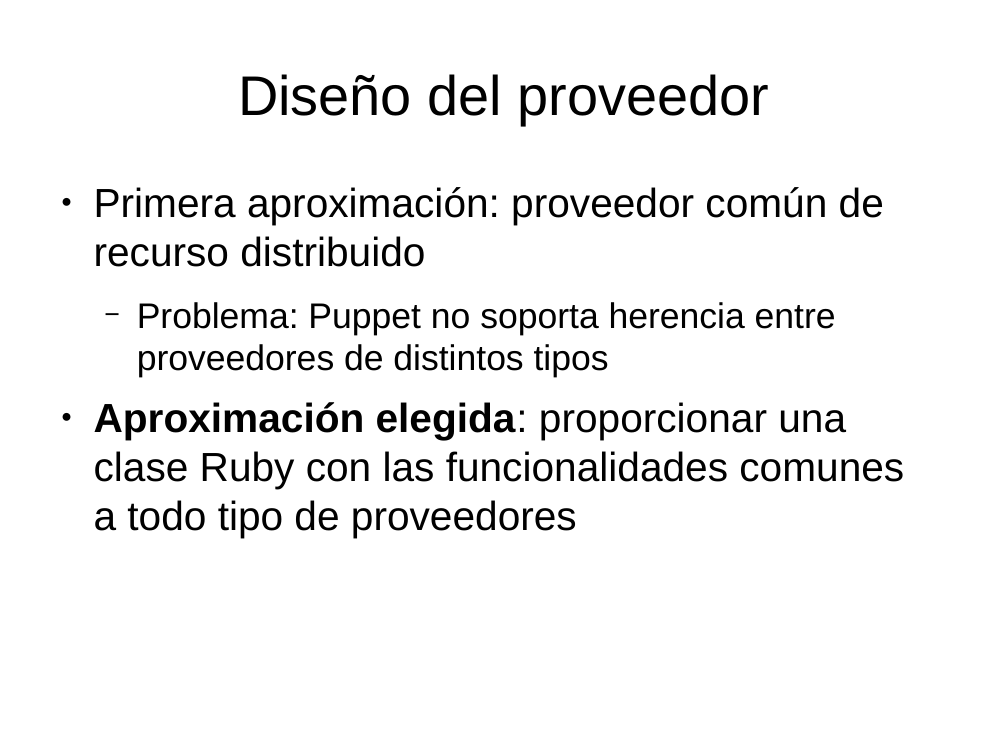
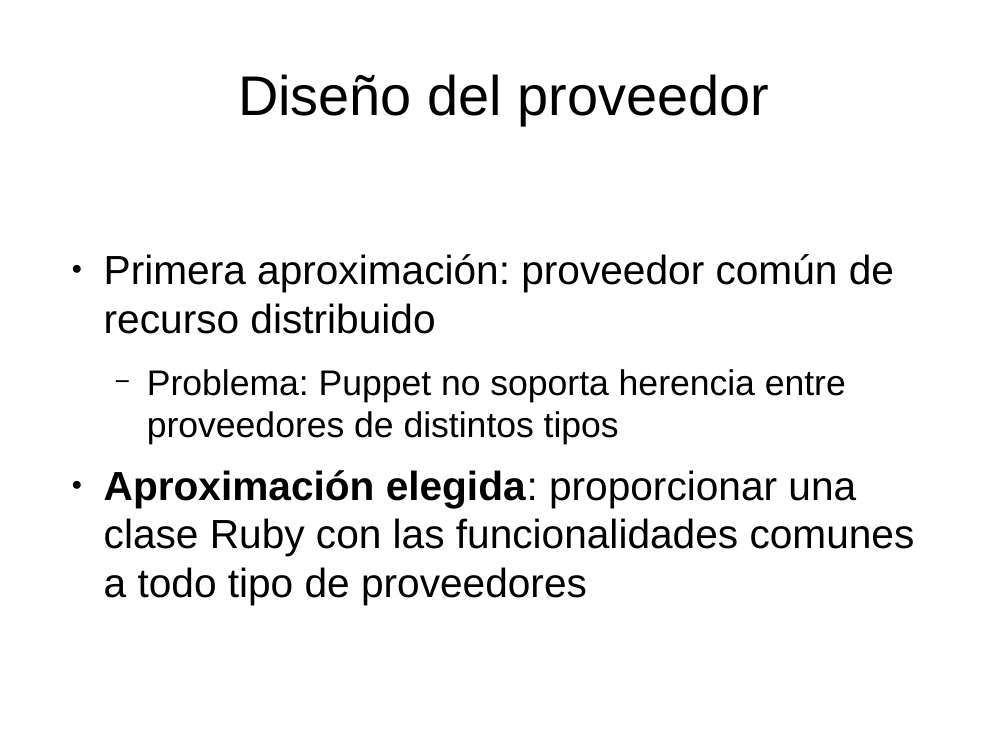
Before and after one commit to dcere/pfc, a slide deck: slide 11 of adm/presentacion/presentacion.odp. Drawn at 1008x756 pixels with LibreOffice and Linux fonts; fonts in the diff are those of the drawing. Boxes give left, top, right and bottom in pixels: in the first picture for what was removed or moved away, otherwise in the second. Text is boxed around its words. In the diff, an @@ line names an element or a change of style, - is before the commit and + after.

```diff
--- a/adm/presentacion/presentacion.odp
+++ b/adm/presentacion/presentacion.odp
@@ text "Primera aproximación: proveedor común de ...": place and size @@
-text "Primera aproximación: proveedor común de ..." at [94,187,904,538]
+text "Primera aproximación: proveedor común de ..." at [104,254,915,605]
```
Also in this commit, not shown: 7 other slides changed, 1 slide added, 1 slide removed, 1 other file.
